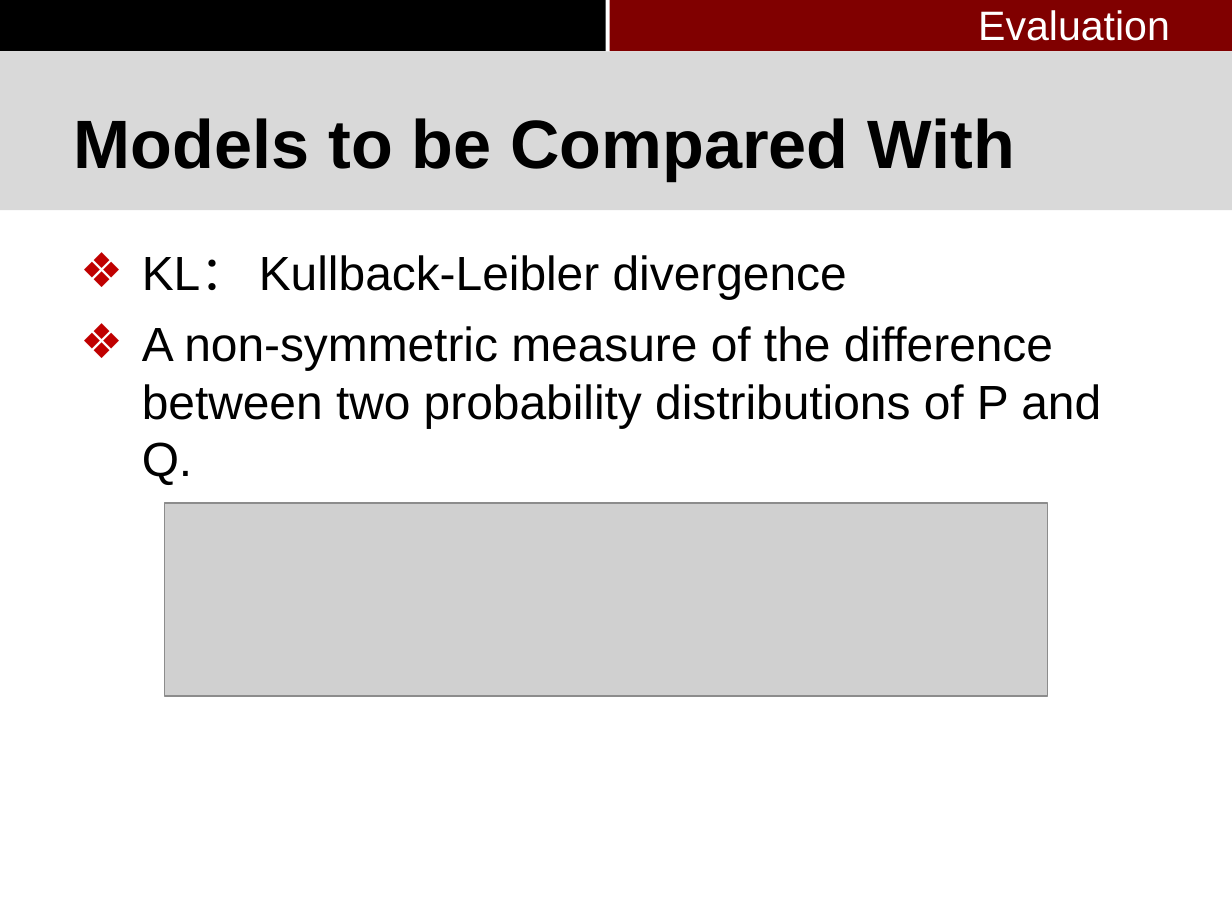
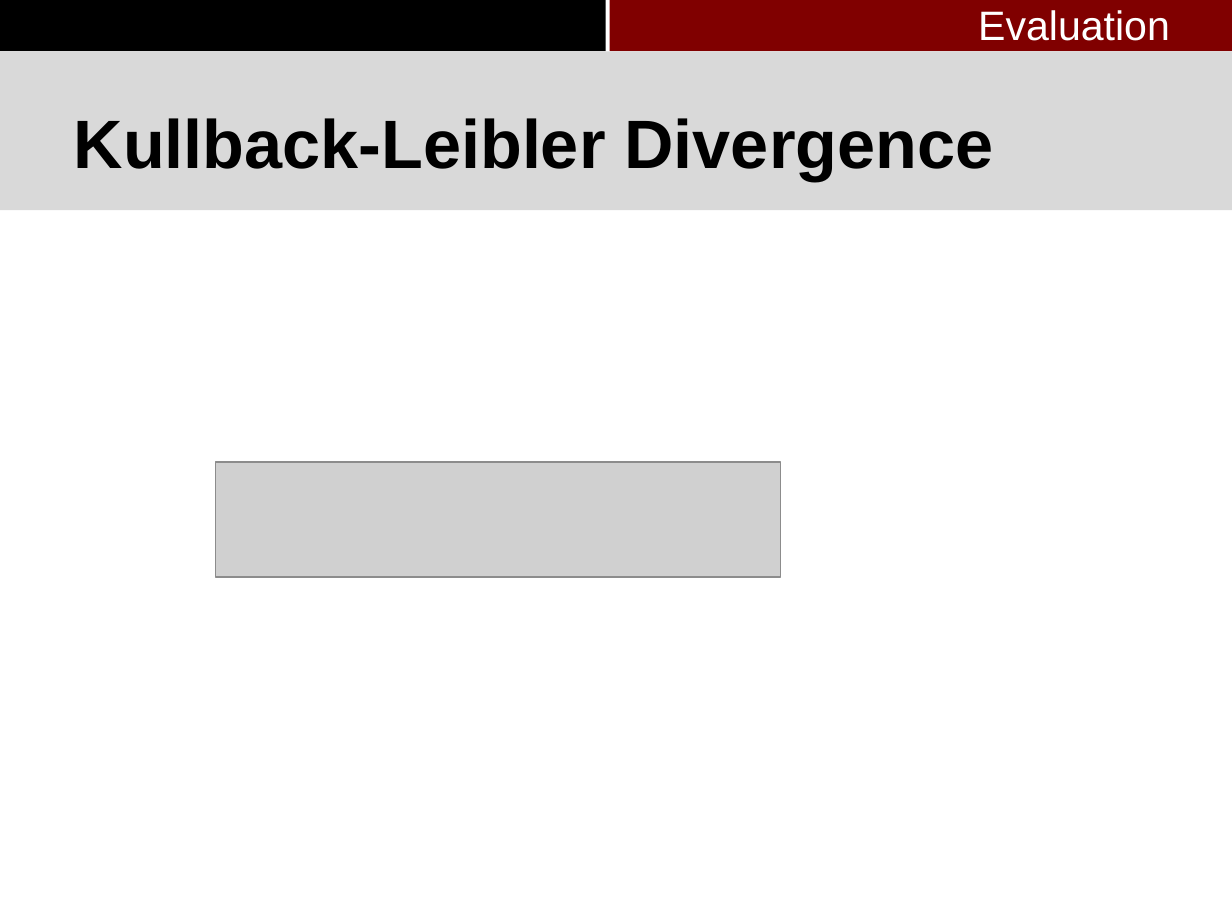
Before and after one commit to pkushiqiang/thesis, a slide deck: slide 68 of media/Master's thesis-3.pptx (slide 67 before the commit). Drawn at 1232x924 pixels with LibreOffice and Linux fonts; fonts in the diff are those of the drawing; grey boxes stand for pictures; background and template pictures are left out. Boxes give left, top, right and bottom in pixels: in the first picture for what was removed or moved away, otherwise in the second. Text is boxed around its words. In the diff, an @@ line names an element or a change of style, - is before the commit and + after.

```diff
--- a/media/Master's thesis-3.pptx
+++ b/media/Master's thesis-3.pptx
@@ title at (74,118,994,181): text changed @@
-Models to be Compared With
+Kullback-Leibler Divergence
@@ text removed at (142,255,1101,485) @@
-❖ KL： Kullback-Leibler divergence
-❖ A non-symmetric measure of the difference between two probability distributions of P and Q.
@@ picture added at (216,462,780,577) @@
@@ picture removed at (164,503,1047,696) @@
```
Also in this commit, not shown: 19 other slides changed, 3 slides added, 1 slide removed, 1 other file.
